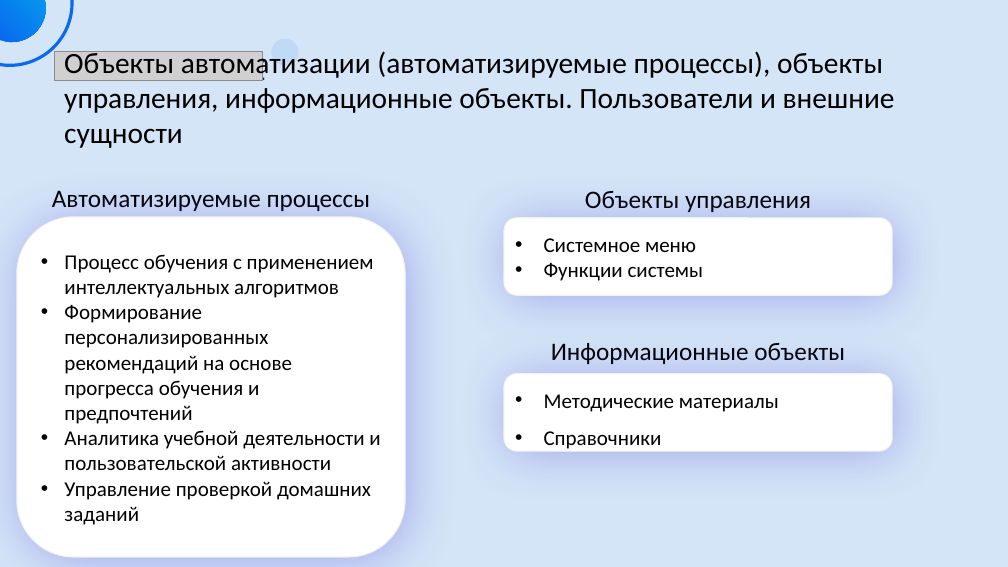
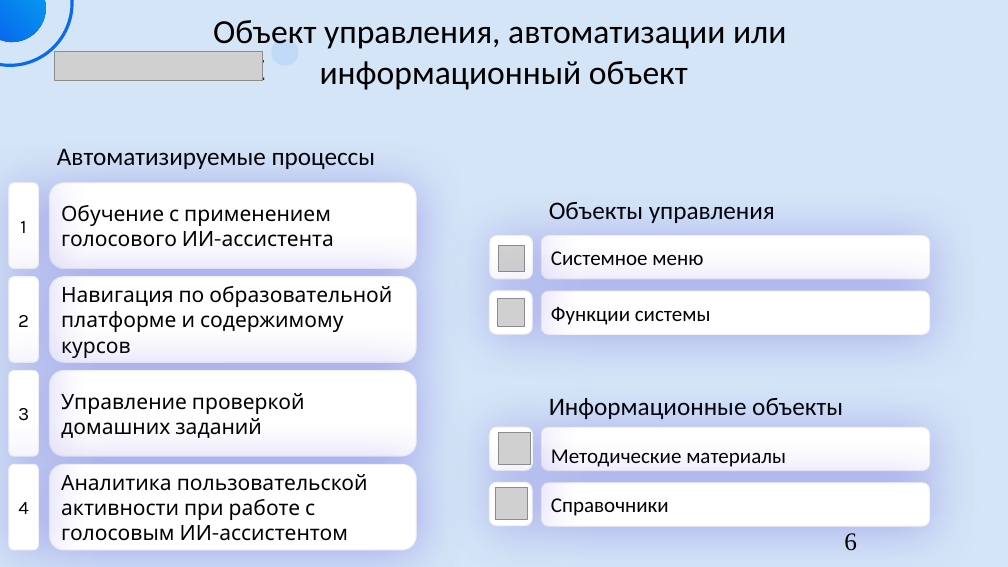
Before and after one commit to LINERs1/VKR, a slide deck: slide 6 of Абрамов ПИ-22-2.pptx (slide 8 before the commit). Drawn at 1008x567 pixels with LibreOffice and Linux fonts; fonts in the diff are those of the drawing; grey boxes stand for pictures. Boxes give left, top, right and bottom in pixels: in the first picture for what was removed or moved away, otherwise in the second. Text is boxed around its words. In the diff, an @@ line names an element or a change of style, - is before the commit and + after.

```diff
--- a/Абрамов ПИ-22-2.pptx
+++ b/Абрамов ПИ-22-2.pptx
@@ text at [213, 20, 786, 90]: text changed; size 28 to 32 pt @@
-Объекты автоматизации (автоматизируемые процессы), объекты управления, информационные объекты. Пользователи и внешние сущности
+Объект управления, автоматизации или
+информационный объект
@@ text "Автоматизируемые процессы": place and size @@
-text "Автоматизируемые процессы" at [52, 190, 371, 211]
+text "Автоматизируемые процессы" at [57, 148, 376, 169]
@@ rounded rectangle added at [9, 183, 39, 268], fill #FFFFFF, outline #F2F2F2 1 pt, 18 pt, text #000000 @@
+1
@@ rounded rectangle added at [49, 183, 416, 268], fill #FFFFFF, outline #F2F2F2 1 pt, 20 pt, text #000000 @@
+Обучение с применением голосового ИИ-ассистента
@@ text "Объекты управления": place and size @@
-text "Объекты управления" at [585, 191, 811, 212]
+text "Объекты управления" at [549, 202, 775, 223]
@@ rounded rectangle removed at [17, 217, 405, 557] @@
-• Процесс обучения с применением интеллектуальных алгоритмов
-• Формирование персонализированных рекомендаций на основе прогресса обучения и предпочтений
-• Аналитика учебной деятельности и пользовательской активности
-• Управление проверкой домашних заданий
@@ rounded rectangle added at [490, 236, 532, 279], fill #FFFFFF, outline #F2F2F2 1 pt @@
@@ rounded rectangle "Системное меню" at [541, 236, 930, 279]: bullet • to none @@
@@ rounded rectangle "Системное меню": place and size @@
-rounded rectangle "Системное меню" at [504, 218, 893, 295]
+rounded rectangle "Системное меню" at [541, 236, 930, 279]
@@ picture added at [499, 246, 525, 271] @@
@@ text in rounded rectangle at [544, 263, 704, 281]: paragraph removed @@
-• Функции системы
@@ rounded rectangle added at [9, 277, 39, 362], fill #FFFFFF, outline #F2F2F2 1 pt, 18 pt, text #000000 @@
+2
@@ rounded rectangle added at [49, 277, 416, 362], fill #FFFFFF, outline #F2F2F2 1 pt, 20 pt, text #000000 @@
+Навигация по образовательной платформе и содержимому курсов
@@ rounded rectangle added at [489, 291, 532, 334], fill #FFFFFF, outline #F2F2F2 1 pt @@
@@ picture added at [498, 299, 525, 326] @@
@@ rounded rectangle added at [541, 291, 930, 334], fill #FFFFFF, outline #F2F2F2 1 pt, 20 pt, text #000000 @@
+Функции системы
@@ rounded rectangle added at [9, 371, 39, 456], fill #FFFFFF, outline #F2F2F2 1 pt, 18 pt, text #000000 @@
+3
@@ rounded rectangle added at [49, 371, 416, 456], fill #FFFFFF, outline #F2F2F2 1 pt, 20 pt, text #000000 @@
+Управление проверкой домашних заданий
@@ alignment centre to left in 3 elements at [549, 202, 775, 223], [57, 148, 376, 169], [549, 398, 843, 419] @@
@@ text "Информационные объекты": place and size @@
-text "Информационные объекты" at [551, 343, 845, 364]
+text "Информационные объекты" at [549, 398, 843, 419]
@@ rounded rectangle added at [490, 427, 532, 470], fill #FFFFFF, outline #F2F2F2 1 pt @@
@@ picture added at [499, 433, 531, 465] @@
@@ rounded rectangle "Методические материалы": place and size @@
-rounded rectangle "Методические материалы" at [504, 374, 893, 451]
+rounded rectangle "Методические материалы" at [541, 427, 930, 470]
@@ rounded rectangle "Методические материалы" at [541, 427, 930, 470]: bullet • to none @@
@@ text in rounded rectangle at [544, 431, 662, 449]: paragraph removed @@
-• Справочники
@@ rounded rectangle added at [9, 464, 39, 550], fill #FFFFFF, outline #F2F2F2 1 pt, 18 pt, text #000000 @@
+4
@@ rounded rectangle added at [49, 464, 416, 550], fill #FFFFFF, outline #F2F2F2 1 pt, 20 pt, text #000000 @@
+Аналитика пользовательской активности при работе с голосовым ИИ-ассистентом
@@ rounded rectangle added at [489, 482, 532, 526], fill #FFFFFF, outline #F2F2F2 1 pt @@
@@ picture added at [495, 488, 528, 520] @@
@@ rounded rectangle added at [541, 483, 930, 526], fill #FFFFFF, outline #F2F2F2 1 pt, 20 pt, text #000000 @@
+Справочники
@@ page number added at [844, 533, 857, 551], 24 pt, text #000000 @@
+  6
```
Also in this commit, not shown: 9 other slides changed, 27 slides added, 15 slides removed, 15 other files.
